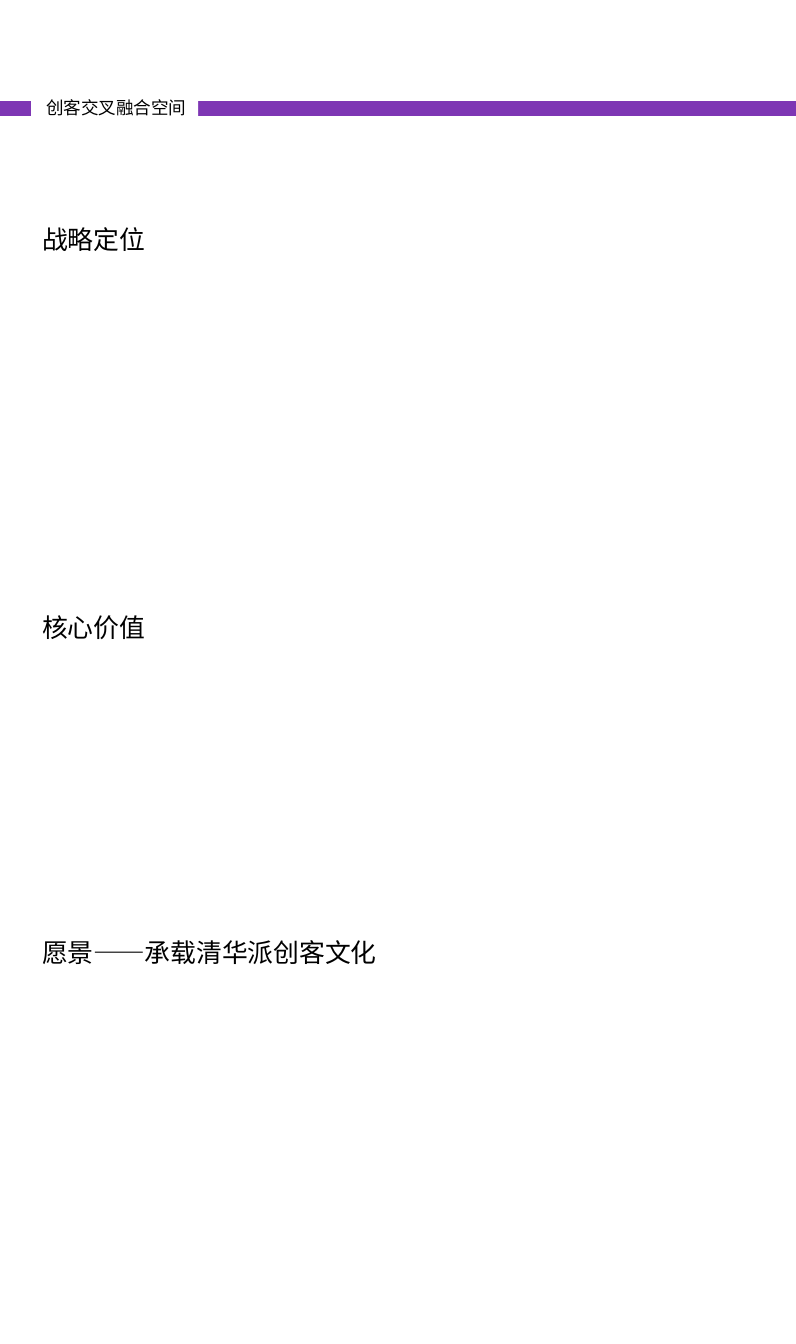
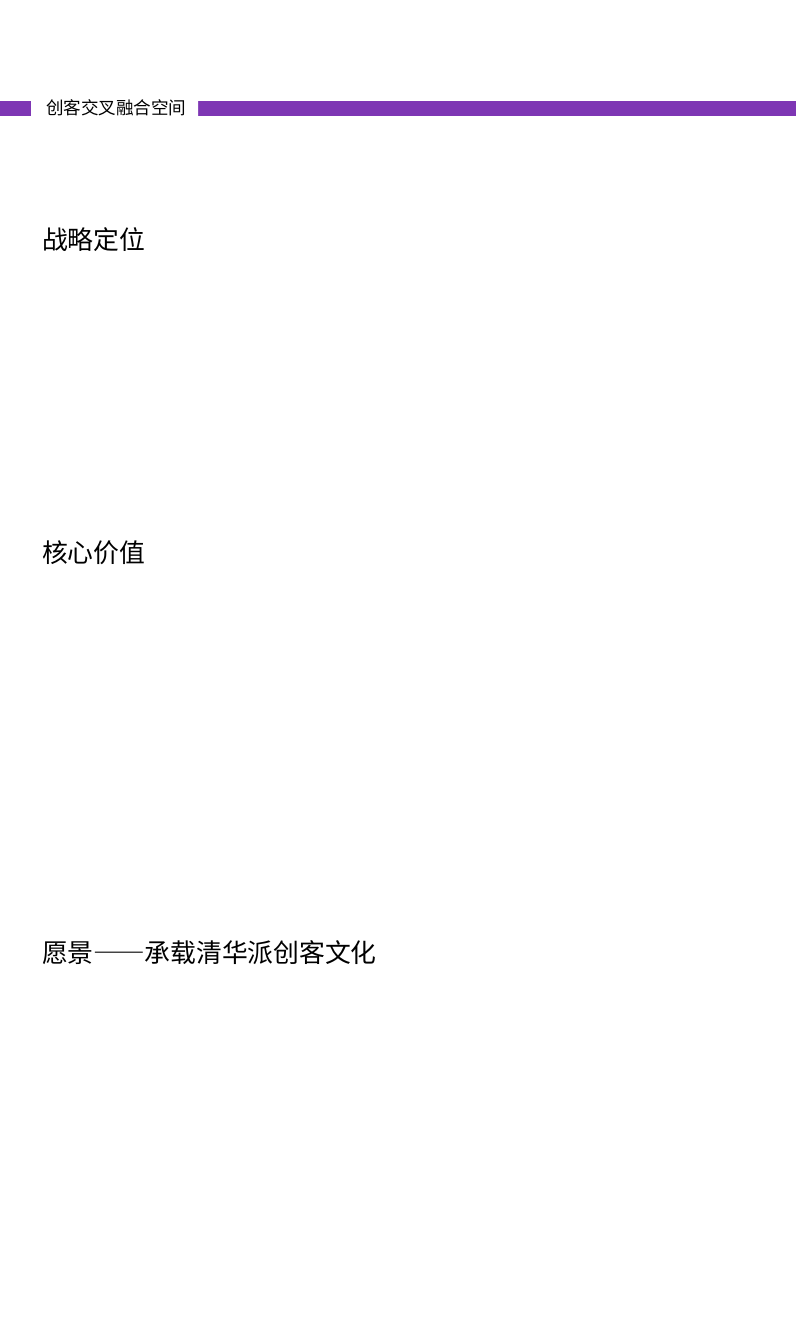
Before and after one commit to woodyme/i.center_my_workzone, a slide deck: slide 4 of 训练中心创客交叉融合空间建设/doc/创客交叉融合空间宣传册.pptx. Drawn at 796x1344 pixels with LibreOffice and Linux fonts; fonts in the diff are those of the drawing. Boxes give left, top, right and bottom in pixels: in the first picture for what was removed or moved away, otherwise in the second. Text is boxed around its words. In the diff, an @@ line names an element or a change of style, - is before the commit and + after.

```diff
--- a/训练中心创客交叉融合空间建设/doc/创客交叉融合空间宣传册.pptx
+++ b/训练中心创客交叉融合空间建设/doc/创客交叉融合空间宣传册.pptx
@@ text "核心价值": place and size @@
-text "核心价值" at [42, 615, 145, 639]
+text "核心价值" at [42, 540, 145, 564]
```
Also in this commit, not shown: 4 other slides changed, 8 slides added, 3 slides removed, 1 other file.
